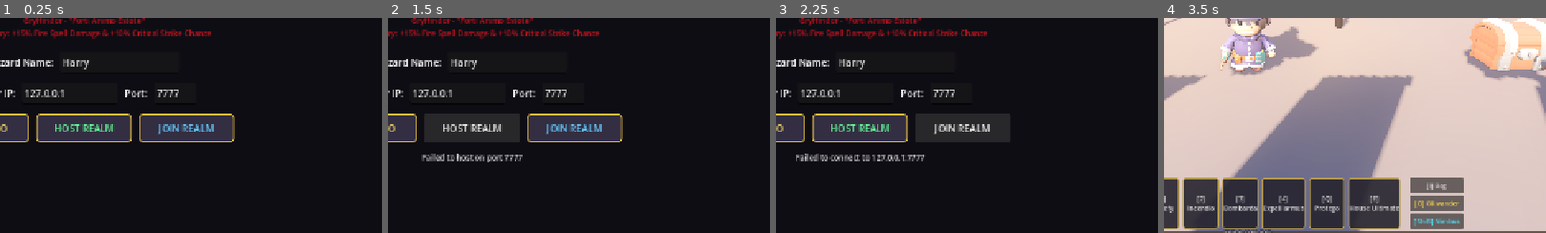
Above: before the commit, frames 1-4 (left to right).
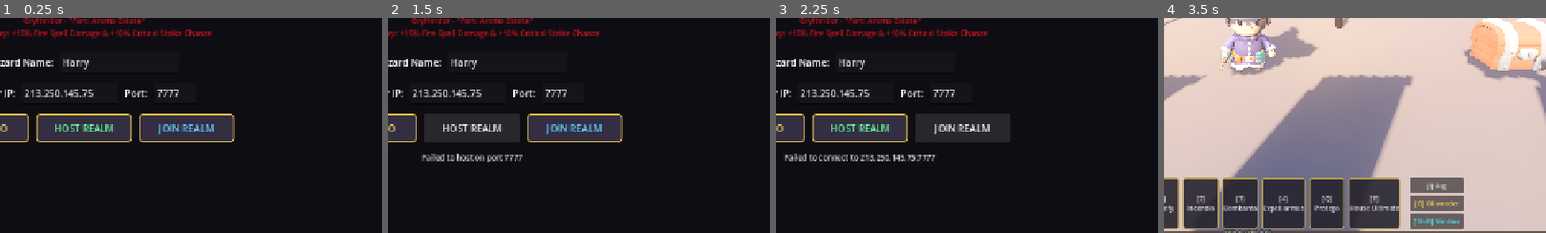
Above: after the commit, the same moments.

Repository: semdin/hpmmo
Game: Godot game, scene res://scenes/main/main_menu.tscn
Same seed, same stepped clock (60 frames per second), same inputs: the game is played once before the commit and once after it.
Inputs:
- Up to frame 1 (0.25 s): no input
- Up to frame 2 (1.5 s): click "Gryffindor" at 0.5 s; click "HOST REALM" at 1.25 s
- Up to frame 3 (2.25 s): click "JOIN REALM" at 2 s
- Up to frame 4 (3.5 s): click "PLAY SOLO" at 2.75 s
The pictures show only the part of the screen within x 39-89%, y 49-99%; the shares and areas given below are measured in that part.

The runs differ from the first frame. In frame 1, 0.4% of the frame differs, in the area x 6-25%, y 33-37%; in frame 2, 0.4%; in frame 3, 1.2%, in the area x 2-42%, y 33-67%; in frame 4, nothing differs.

Commit message:
Add dedicated server architecture, multi-client state/spell relaying, and setup_server.sh for Ubuntu 22.04

Diff:
--- a/scenes/main/main_menu.tscn
+++ b/scenes/main/main_menu.tscn
@@ -189,7 +189,7 @@
 [node name="IpInput" type="LineEdit" parent="VBoxContainer/NetworkRow"]
 custom_minimum_size = Vector2(160, 36)
 layout_mode = 2
-text = "127.0.0.1"
+text = "213.250.145.75"
 
 [node name="PortLabel" type="Label" parent="VBoxContainer/NetworkRow"]
 layout_mode = 2
--- /dev/null
+++ b/scenes/server/dedicated_server.tscn
@@ -0,0 +1,6 @@
+[gd_scene format=3]
+
+[ext_resource type="Script" path="res://scripts/server/dedicated_server.gd" id="1_ds"]
+
+[node name="DedicatedServer" type="Node"]
+script = ExtResource("1_ds")
--- a/scripts/autoload/network_manager.gd
+++ b/scripts/autoload/network_manager.gd
@@ -1,7 +1,7 @@
 extends Node
 
 ## NetworkManager Autoload - Multiplayer ENet Host/Client Management
-## Handles connection lifecycle, peer registry, chat replication, and spell networking
+## Handles connection lifecycle, peer registry, chat replication, state relaying, and dedicated server mode
 
 signal player_connected_signal(peer_id: int, player_info: Dictionary)
 signal player_disconnected_signal(peer_id: int)
@@ -14,6 +14,7 @@
 
 var peer: ENetMultiplayerPeer = null
 var is_server: bool = false
+var is_dedicated_server: bool = false
 var is_connected_to_game: bool = false
 var _sync_timer: float = 0.0
 
@@ -28,6 +29,26 @@
 	multiplayer.connected_to_server.connect(_on_connected_to_server)
 	multiplayer.connection_failed.connect(_on_connection_failed)
 	multiplayer.server_disconnected.connect(_on_server_disconnected)
+
+## Start Authoritative Dedicated Server (for Linux VPS)
+func start_dedicated_server(port: int = DEFAULT_PORT) -> Error:
+	peer = ENetMultiplayerPeer.new()
+	var error := peer.create_server(port, MAX_PLAYERS)
+	if error != OK:
+		print("[Server ERROR] Failed to bind UDP port %d: Error %d" % [port, error])
+		emit_signal("connection_status_changed", "Failed to start dedicated server on port %d" % port)
+		return error
+
+	multiplayer.multiplayer_peer = peer
+	is_server = true
+	is_dedicated_server = true
+	is_connected_to_game = true
+	print("=========================================================")
+	print("[Dedicated Server] PotterMetin MMO Running on Port %d" % port)
+	print("[Dedicated Server] Ready for incoming player connections!")
+	print("=========================================================")
+	emit_signal("connection_status_changed", "Dedicated Server active on port %d" % port)
+	return OK
 
 ## Host a new game (Server + Local Player)
 func host_game(port: int = DEFAULT_PORT) -> Error:
@@ -39,9 +60,9 @@
 
 	multiplayer.multiplayer_peer = peer
 	is_server = true
-	is_connected_to_game = true
-
-	# Register host local player
+	is_dedicated_server = false
+	is_connected_to_game = true
+
 	var local_info := {
 		"name": local_player_name,
 		"house": local_player_house,
@@ -53,7 +74,7 @@
 	return OK
 
 ## Join an existing game via IP and port
-func join_game(address: String = "127.0.0.1", port: int = DEFAULT_PORT) -> Error:
+func join_game(address: String = "213.250.145.75", port: int = DEFAULT_PORT) -> Error:
 	peer = ENetMultiplayerPeer.new()
 	var error := peer.create_client(address, port)
 	if error != OK:
@@ -62,12 +83,14 @@
 
 	multiplayer.multiplayer_peer = peer
 	is_server = false
+	is_dedicated_server = false
 	emit_signal("connection_status_changed", "Connecting to %s:%d..." % [address, port])
 	return OK
 
 ## Start singleplayer / offline session
 func start_offline() -> void:
 	is_server = true
+	is_dedicated_server = false
 	is_connected_to_game = true
 	connected_players[1] = {
 		"name": local_player_name,
@@ -78,17 +101,19 @@
 	emit_signal("connection_status_changed", "Offline mode active")
 
 func _on_peer_connected(id: int) -> void:
-	print("Peer connected: ", id)
-	# Ask peer to send their info
+	print("[Network] Peer connected: ID %d" % id)
 	if multiplayer.is_server():
 		# Sync all currently connected players to the new peer
 		for p_id in connected_players:
 			_sync_player_info.rpc_id(id, p_id, connected_players[p_id])
 
 func _on_peer_disconnected(id: int) -> void:
-	print("Peer disconnected: ", id)
+	print("[Network] Peer disconnected: ID %d" % id)
 	if connected_players.has(id):
+		var p_info = connected_players[id]
+		print("[Server] Player left: %s [%s]" % [p_info.get("name", "Wizard"), p_info.get("house", "Gryffindor")])
 		connected_players.erase(id)
+	remote_states.erase(id)
 	emit_signal("player_disconnected_signal", id)
 
 func _on_connected_to_server() -> void:
@@ -107,20 +132,24 @@
 func _on_connection_failed() -> void:
 	multiplayer.multiplayer_peer = null
 	is_connected_to_game = false
-	emit_signal("connection_status_changed", "Connection failed!")
+	emit_signal("connection_status_changed", "Connection failed! Check server IP & firewall.")
 
 func _on_server_disconnected() -> void:
 	multiplayer.multiplayer_peer = null
 	is_connected_to_game = false
 	is_server = false
+	is_dedicated_server = false
 	connected_players.clear()
 	remote_states.clear()
-	emit_signal("connection_status_changed", "Server disconnected")
+	emit_signal("connection_status_changed", "Disconnected from server.")
 
 func _process(delta: float) -> void:
 	if not is_connected_to_game or not multiplayer.has_multiplayer_peer():
 		return
-	# 15 Hz transform broadcast from local player
+	if is_dedicated_server:
+		return
+
+	# 15 Hz transform broadcast from local player to server
 	_sync_timer -= delta
 	if _sync_timer <= 0.0:
 		_sync_timer = 1.0 / 15.0
@@ -135,6 +164,7 @@
 			return p
 	return null
 
+## Player movement broadcast & server relay
 @rpc("any_peer", "unreliable")
 func rpc_broadcast_state(pos: Vector3, rot_y: float, mounted: bool, hp: int, level: int) -> void:
 	var sender := multiplayer.get_remote_sender_id()
@@ -142,10 +172,29 @@
 		sender = multiplayer.get_unique_id()
 	remote_states[sender] = {"pos": pos, "rot_y": rot_y, "mounted": mounted, "hp": hp, "level": level}
 
+	# Server relays this player's position to all other connected peers!
+	if multiplayer.is_server():
+		for p_id in multiplayer.get_peers():
+			if p_id != sender:
+				rpc_relay_state.rpc_id(p_id, sender, pos, rot_y, mounted, hp, level)
+
+@rpc("authority", "unreliable")
+func rpc_relay_state(peer_id: int, pos: Vector3, rot_y: float, mounted: bool, hp: int, level: int) -> void:
+	remote_states[peer_id] = {"pos": pos, "rot_y": rot_y, "mounted": mounted, "hp": hp, "level": level}
+
+## Player spell broadcast & server relay
 @rpc("any_peer", "reliable")
 func rpc_broadcast_spell(spell_id: String, from_pos: Vector3, dir: Vector3) -> void:
 	var sender := multiplayer.get_remote_sender_id()
 	emit_signal("remote_spell_cast", sender, spell_id, from_pos, dir)
+	if multiplayer.is_server():
+		for p_id in multiplayer.get_peers():
+			if p_id != sender:
+				rpc_relay_spell.rpc_id(p_id, sender, spell_id, from_pos, dir)
+
+@rpc("authority", "reliable")
+func rpc_relay_spell(caster_id: int, spell_id: String, from_pos: Vector3, dir: Vector3) -> void:
+	emit_signal("remote_spell_cast", caster_id, spell_id, from_pos, dir)
 
 func broadcast_spell(spell_id: String, from_pos: Vector3, dir: Vector3) -> void:
 	if multiplayer.has_multiplayer_peer() and is_connected_to_game and not is_server_only_offline():
@@ -158,9 +207,9 @@
 func _register_my_info(info: Dictionary) -> void:
 	var sender_id := multiplayer.get_remote_sender_id()
 	connected_players[sender_id] = info
+	print("[Server] Registered player %d: %s [%s]" % [sender_id, info.get("name", "Wizard"), info.get("house", "Gryffindor")])
 	emit_signal("player_connected_signal", sender_id, info)
 	if multiplayer.is_server():
-		# Broadcast to all other peers
 		_sync_player_info.rpc(sender_id, info)
 
 @rpc("authority", "reliable")
--- /dev/null
+++ b/scripts/server/dedicated_server.gd
@@ -0,0 +1,29 @@
+extends Node
+
+## PotterMetin Dedicated Server Entry Point
+## Runs authoritatively in headless mode on Linux VPS (Ubuntu 22.04)
+
+var world_scene = preload("res://scenes/world/game_world.tscn")
+var world_instance: Node3D = null
+
+func _ready() -> void:
+	print("=========================================================")
+	print(">>> [POTTERMETIN DEDICATED SERVER] Booting up... <<<")
+	print("=========================================================")
+
+	# Start ENet server on port 7777
+	var err := NetworkManager.start_dedicated_server(7777)
+	if err != OK:
+		print("FAILED to start server! Exiting...")
+		get_tree().quit(1)
+		return
+
+	# Instantiate authoritative game world
+	world_instance = world_scene.instantiate()
+	add_child(world_instance)
+	print("[Dedicated Server] Game World successfully loaded!")
+	print("[Dedicated Server] Server is READY at 213.250.145.75:7777")
+	print("=========================================================")
+
+func _process(_delta: float) -> void:
+	pass
--- a/scripts/world/game_world.gd
+++ b/scripts/world/game_world.gd
@@ -27,12 +27,19 @@
 
 func _ready() -> void:
 	WorldBuilderScript.build(self)
-	_spawn_local_player()
+	if not NetworkManager.is_dedicated_server:
+		_spawn_local_player()
+		_setup_overlay()
+		_connect_ui_signals()
+	else:
+		print("[Dedicated Server] Headless world active (no local player/UI).")
+		var cl = get_node_or_null("CanvasLayer")
+		if cl:
+			cl.queue_free()
+
 	_setup_npcs()
 	_setup_training_grounds()
 	_setup_monoliths_and_mobs()
-	_setup_overlay()
-	_connect_ui_signals()
 
 	NetworkManager.player_connected_signal.connect(_on_remote_player_connected)
 	NetworkManager.player_disconnected_signal.connect(_on_remote_player_disconnected)
Not shown, added: setup_server.sh
